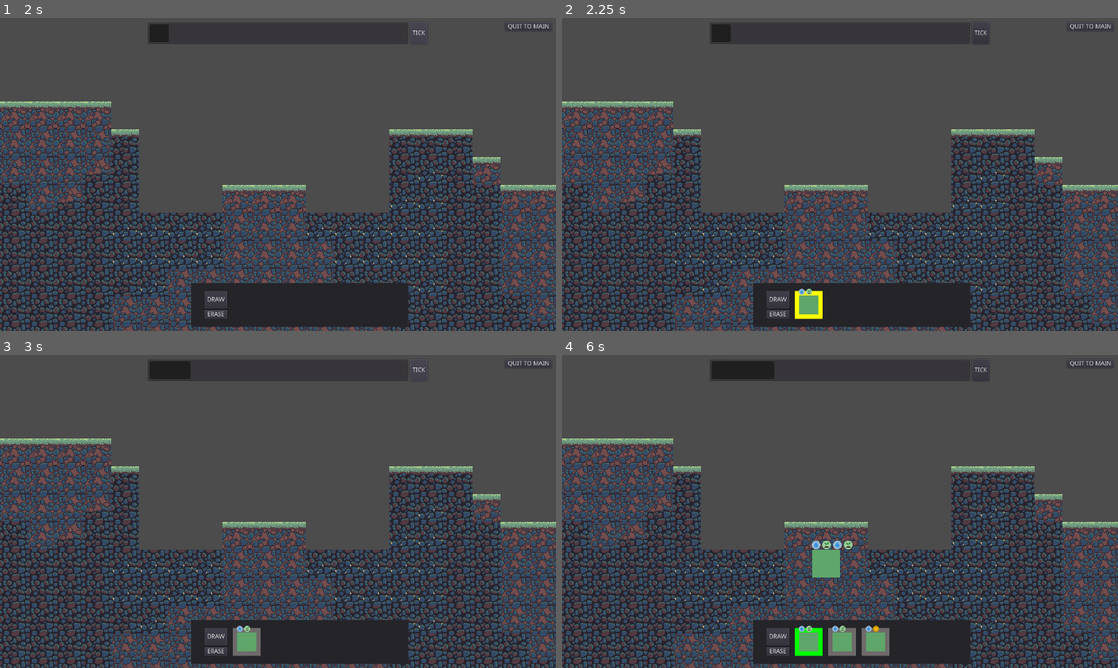
Above: before the commit, frames 1-4 (two rows, left to right).
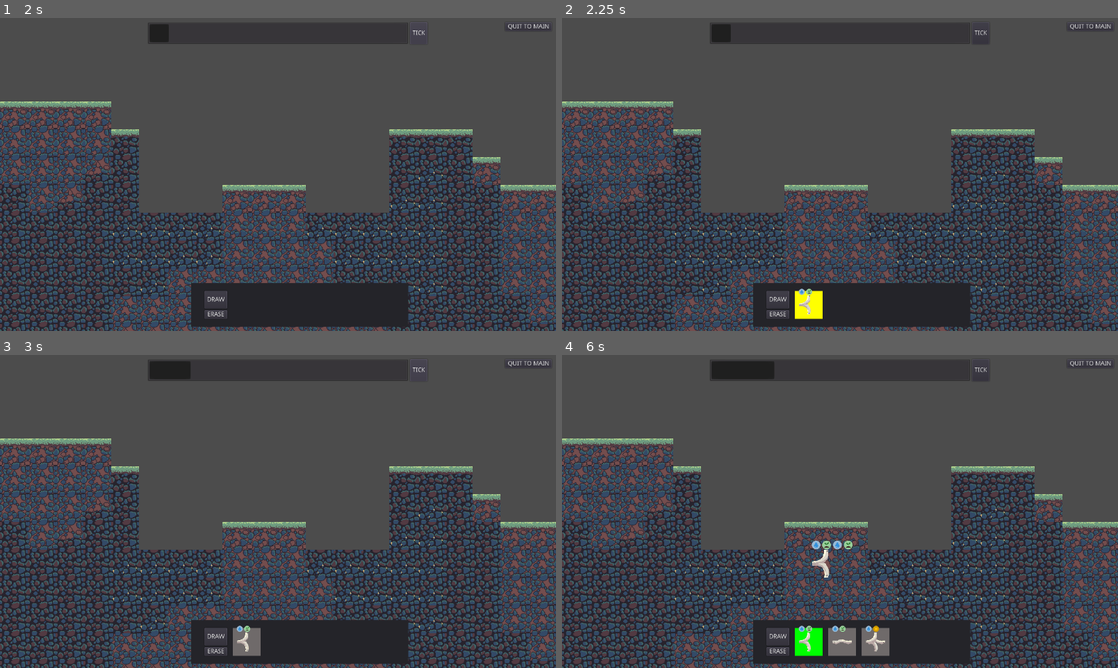
Above: after the commit, the same moments.

Repository: Gouellie/Roots
Game: Godot game, scene res://src/screens/main_menu.tscn
The game is run twice, just before and just after one commit, with the same random seed, the same clock (stepped at 60 frames per second) and the same inputs.
Inputs (mouse positions are in pixels of both pictures, inside the frame that each line leads up to):
- Up to frame 1 (2 s): click "NEW GAME" at 0.5 s; click "TICK" at 1.25 s
- Up to frame 2 (2.25 s): click "DRAW" at 2 s
- Up to frame 3 (3 s): click "TICK" at 2.75 s
- Up to frame 4 (6 s): click "DRAW" at 3.5 s; click "TICK" at 4.25 s; click "DRAW" at 5 s; tap Enter at 5.75 s; drag from (806, 642) to (895, 442) at 5.77 s

Frame 1 is identical in both runs. In frame 2, 0.2% of the frame differs, in the area x 42-47%, y 88-95%; in frame 3, 0.2%; in frame 4, 1.1%, in the area x 42-59%, y 62-95%.

Commit message:
tile_blueprint fixed rotation and sprite

Diff:
--- a/src/scenes/librairies/tiles/blueprints/tile_blueprint.gd
+++ b/src/scenes/librairies/tiles/blueprints/tile_blueprint.gd
@@ -13,16 +13,16 @@
 	tile_scene = Resources.Tiles[tile_index]
 	match tile_index:
 		Resources.TILES.STRAIGHT:
-			$Sprite_Straight.visible = true
+			$skin/Sprite_Straight.visible = true
 
 		Resources.TILES.ELBOW:
-			$Sprite_Elbow.visible = true
+			$skin/Sprite_Elbow.visible = true
 
 		Resources.TILES.THREEWAY:
-			$Sprite_ThreeWay.visible = true
+			$skin/Sprite_ThreeWay.visible = true
 
 		Resources.TILES.FOURWAY:
-			$Sprite_FourWay.visible = true
+			$skin/Sprite_FourWay.visible = true
 			can_rotate = false
 
 	load_resource_cost()
@@ -48,10 +48,10 @@
 	if not can_rotate:
 		return
 	var rot = 90.0 if cw else -90.0
-	rotation_degrees = wrapf(rotation_degrees + rot, 0.0, 360.0)
+	real_rotation = wrapf(real_rotation + rot, 0.0, 360.0)
 	# will eventually do a sprite change to simulate rotation instead of actually rotating node
 	# this is the value that must be referenced, the rotation_degrees will not change
-	real_rotation = rotation_degrees
+	$skin.rotation_degrees = real_rotation
 
 
 func set_is_valid(value : bool) -> void:
--- a/src/scenes/librairies/tiles/blueprints/tile_blueprint.tscn
+++ b/src/scenes/librairies/tiles/blueprints/tile_blueprint.tscn
@@ -1,49 +1,44 @@
-[gd_scene load_steps=5 format=2]
+[gd_scene load_steps=6 format=2]
 
 [ext_resource path="res://src/scenes/librairies/tiles/blueprints/tile_blueprint.gd" type="Script" id=1]
 [ext_resource path="res://src/scenes/resources/resource_manager.tscn" type="PackedScene" id=2]
 [ext_resource path="res://assets/tiles/roots_tile_sheet_export_no_gap.png" type="Texture" id=3]
-[ext_resource path="res://src/ui/resource_cost_stack_panel.tscn" type="PackedScene" id=3]
 [ext_resource path="res://assets/icons/invalid.png" type="Texture" id=4]
+[ext_resource path="res://src/ui/resource_cost_stack_panel.tscn" type="PackedScene" id=5]
 
 [node name="TileBluePrint" type="Node2D"]
 script = ExtResource( 1 )
 
 [node name="ResourceManager" parent="." instance=ExtResource( 2 )]
 
-[node name="Sprite_Straight" type="Sprite" parent="."]
-visible = false
-texture = ExtResource( 3 )
-region_enabled = true
-region_rect = Rect2( 128, 128, 64, 64 )
-[node name="ResourceCostStackPanel" parent="ResourceManager" instance=ExtResource( 3 )]
+[node name="ResourceCostStackPanel" parent="ResourceManager" instance=ExtResource( 5 )]
 margin_left = -37.0
 margin_top = -53.0
 margin_right = 338.0
 margin_bottom = 47.0
 rect_scale = Vector2( 0.2, 0.2 )
 
-[node name="Skin_FourWay" type="ColorRect" parent="."]
-margin_left = -32.0
-margin_top = -32.0
-margin_right = 32.0
-margin_bottom = 32.0
-mouse_filter = 2
-color = Color( 0.376471, 0.654902, 0.419608, 1 )
+[node name="skin" type="Node2D" parent="."]
 
-[node name="Sprite_Elbow" type="Sprite" parent="."]
+[node name="Sprite_Straight" type="Sprite" parent="skin"]
+visible = false
+texture = ExtResource( 3 )
+region_enabled = true
+region_rect = Rect2( 128, 128, 64, 64 )
+
+[node name="Sprite_Elbow" type="Sprite" parent="skin"]
 visible = false
 texture = ExtResource( 3 )
 region_enabled = true
 region_rect = Rect2( 320, 128, 64, 64 )
 
-[node name="Sprite_ThreeWay" type="Sprite" parent="."]
+[node name="Sprite_ThreeWay" type="Sprite" parent="skin"]
 visible = false
 texture = ExtResource( 3 )
 region_enabled = true
 region_rect = Rect2( 192, 128, 64, 64 )
 
-[node name="Sprite_FourWay" type="Sprite" parent="."]
+[node name="Sprite_FourWay" type="Sprite" parent="skin"]
 visible = false
 texture = ExtResource( 3 )
 region_enabled = true
